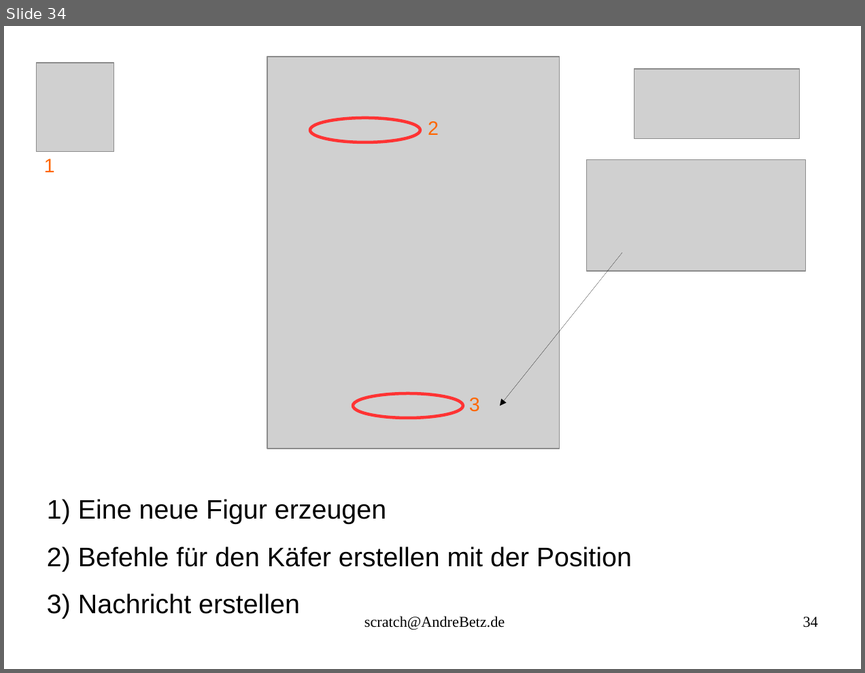
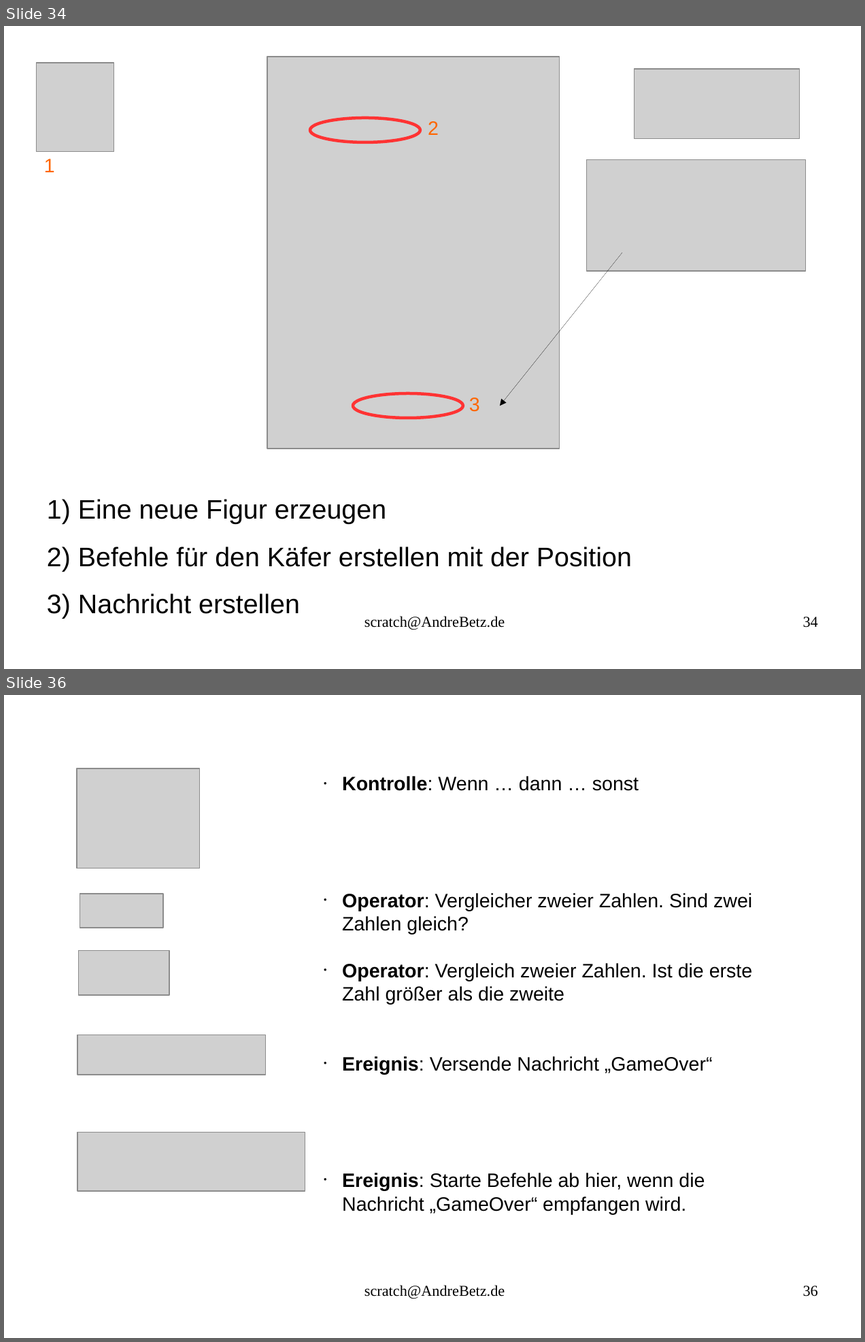
Before and after one commit to sky4walk/documents, a slide deck: ProgrammierkursScratchSpiel.odp. Shown one above the other, each under a label of ours: slide 34 before the commit, slides 34 and 36 after it; the slides between them are not shown. The pictures are 865x673 and 865x1342 pixels, drawn with LibreOffice and Linux fonts; fonts in the diff are those of the drawing; grey boxes stand for pictures. Boxes give left, top, right and bottom in pixels: in the first picture for what was removed or moved away, otherwise in the second. Text is boxed around its words. In the diff, an @@ line names an element or a change of style, - is before the commit and + after.

Commit message:
folien sind fertig

```diff
--- a/ProgrammierkursScratchSpiel.odp
+++ b/ProgrammierkursScratchSpiel.odp
@@ slide 36 added at [4, 695, 861, 1338], background #FFFFFF @@
@@ picture added at [77, 768, 200, 868] @@
@@ text added at [342, 776, 752, 1214], 18 pt, text #000000 @@
+• Kontrolle: Wenn … dann … sonst
+• Operator: Vergleicher zweier Zahlen. Sind zwei Zahlen gleich?
+• Operator: Vergleich zweier Zahlen. Ist die erste Zahl größer als die zweite
+• Ereignis: Versende Nachricht „GameOver“
+• Ereignis: Starte Befehle ab hier, wenn die Nachricht „GameOver“ empfangen wird.
@@ picture added at [79, 894, 162, 928] @@
@@ picture added at [79, 951, 170, 995] @@
@@ picture added at [77, 1035, 265, 1074] @@
@@ picture added at [77, 1132, 305, 1191] @@
@@ text added at [364, 1285, 504, 1299], 14 pt, text #000000 @@
+scratch@AndreBetz.de
@@ page number added at [803, 1285, 818, 1296], 14 pt, text #000000 @@
+36
```
Also in this commit, not shown: 1 slide changed, 2 other slides added, 4 slides removed, 1 other file.
